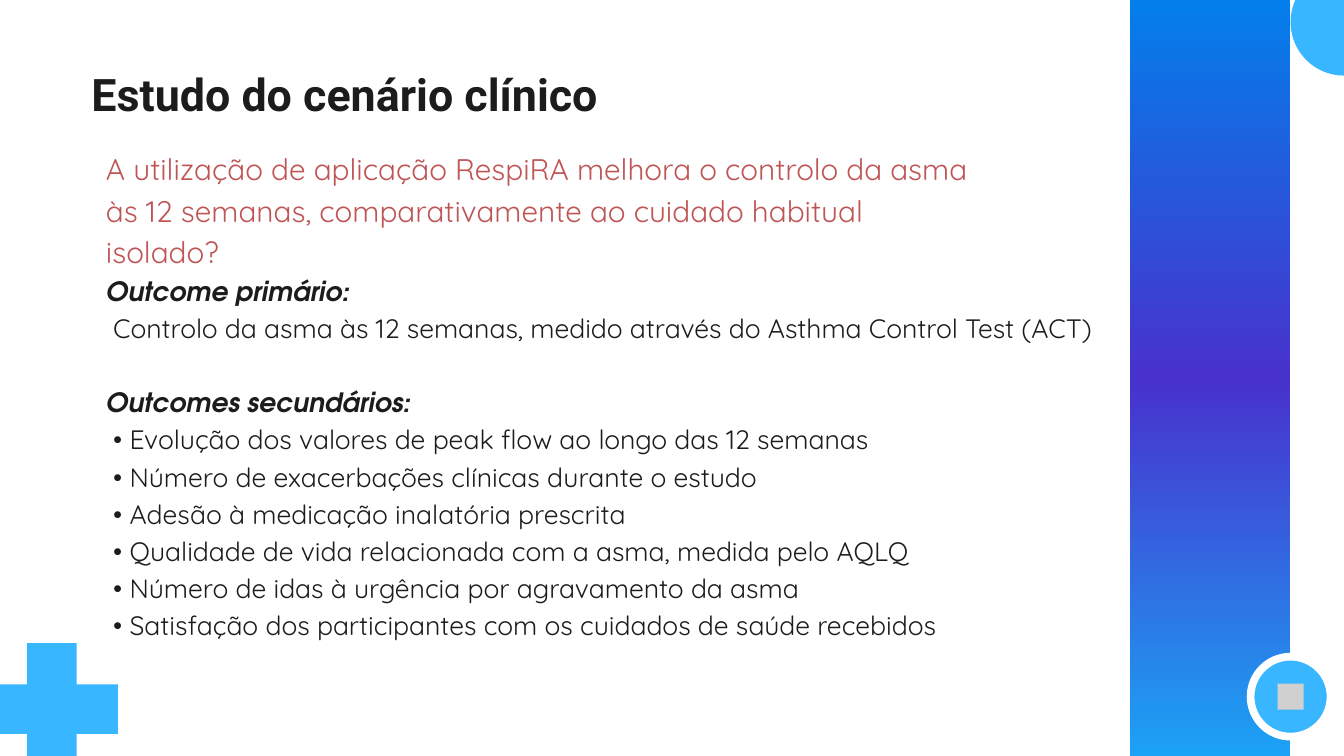
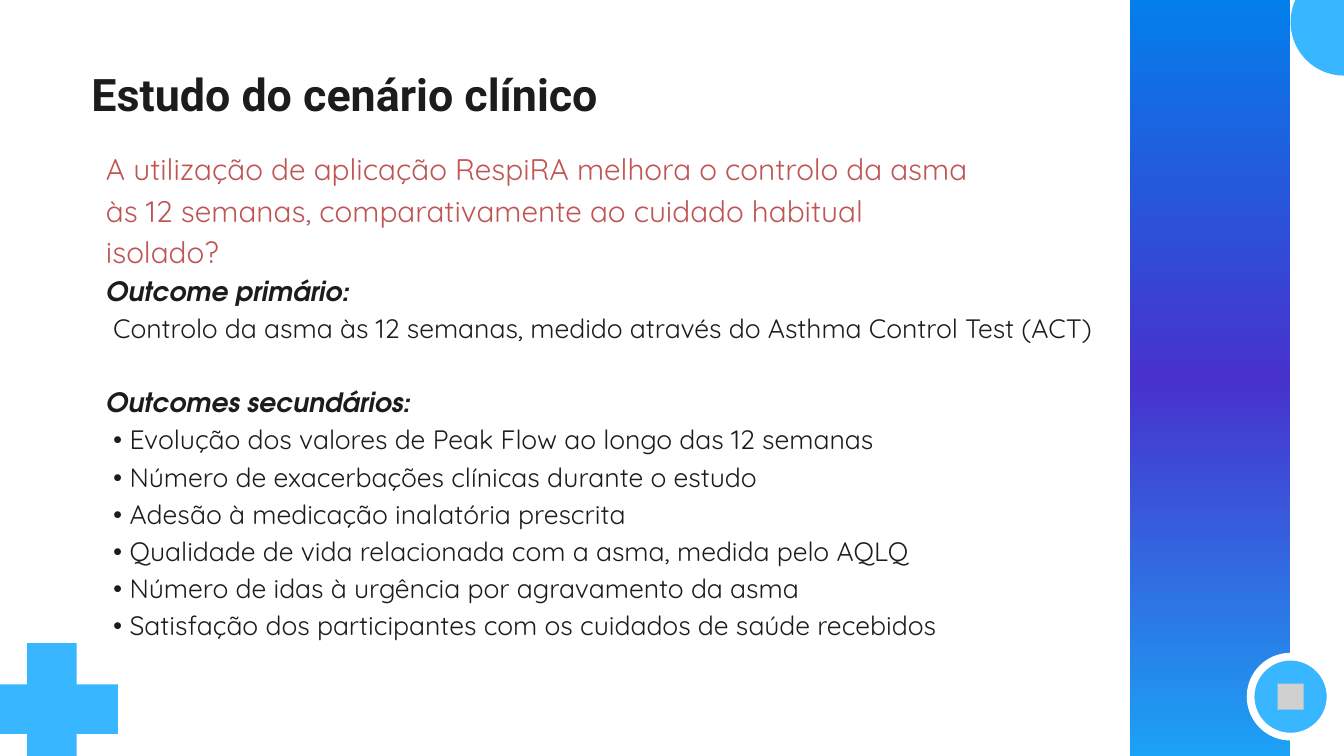
Before and after one commit to JoanaTeixeiraa/RespiRA_site, a slide deck: slide 3 of materiais/investigators_meeting_grupo7.pptx. Drawn at 1344x756 pixels with LibreOffice and Linux fonts; fonts in the diff are those of the drawing; grey boxes stand for pictures. Boxes give left, top, right and bottom in pixels: in the first picture for what was removed or moved away, otherwise in the second. Text is boxed around its words. In the diff, an @@ line names an element or a change of style, - is before the commit and + after.

```diff
--- a/materiais/investigators_meeting_grupo7.pptx
+++ b/materiais/investigators_meeting_grupo7.pptx
@@ text at (130,429,873,455): text changed @@
-• Evolução dos valores de peak flow ao longo das 12 semanas
+• Evolução dos valores de Peak Flow ao longo das 12 semanas
```
Also in this commit, not shown: 3 other slides changed, 3 other files.
